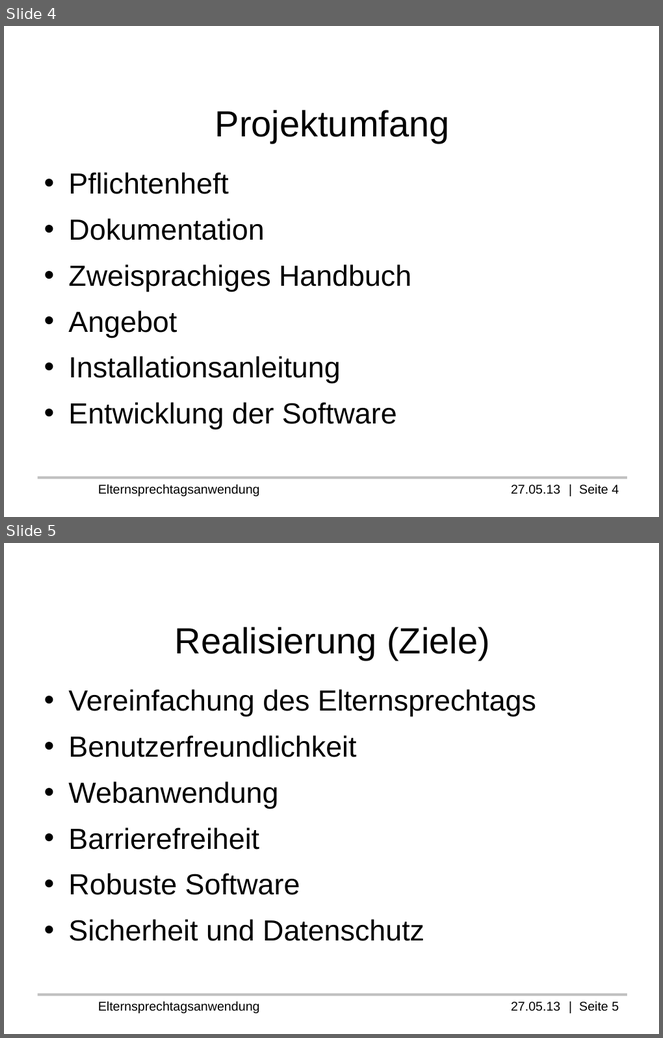
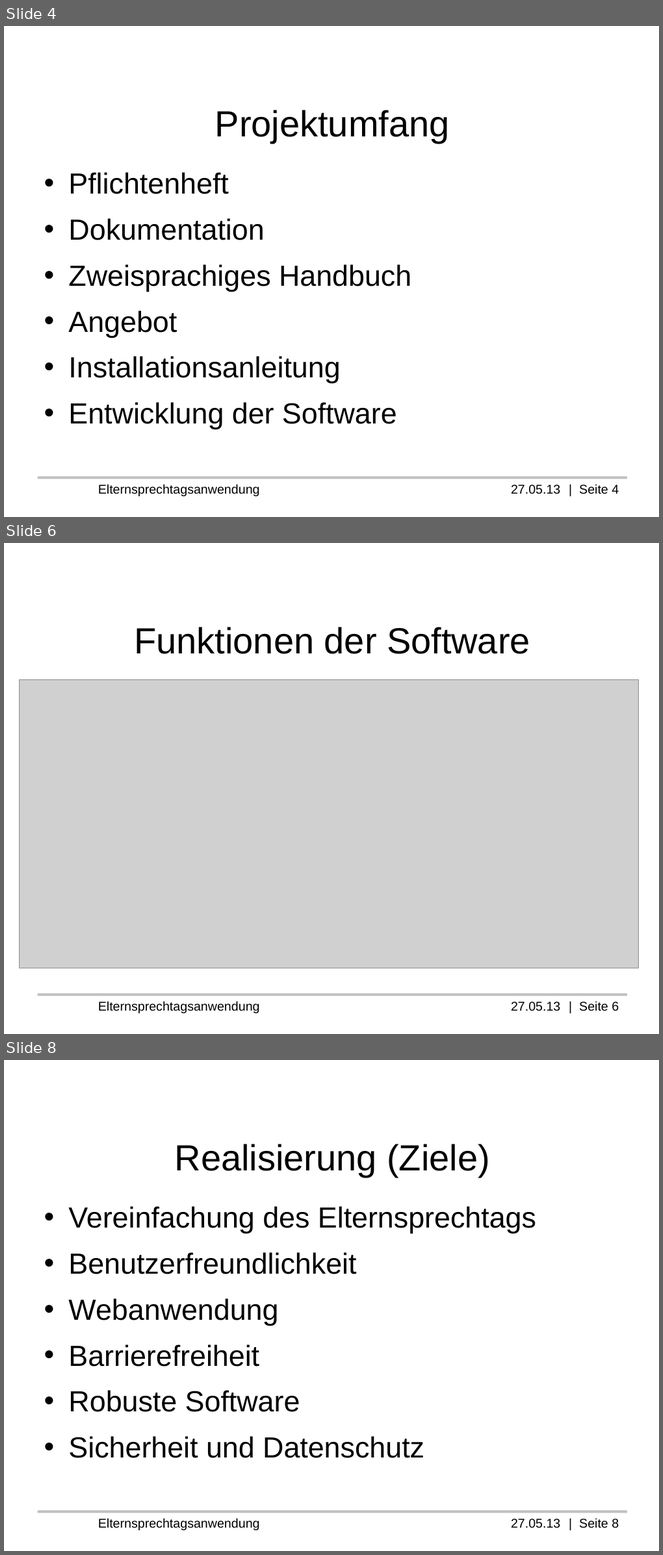
Before and after one commit to Professi/esta, a slide deck: docs/Praesentation/Elternsprechtagsanwendung(ESTA).odp. Shown one above the other, each under a label of ours: slides 4 and 5 before the commit, slides 4, 6 and 8 after it; the slides between them are not shown. The pictures are 663x1038 and 663x1555 pixels, drawn with LibreOffice and Linux fonts; fonts in the diff are those of the drawing; grey boxes stand for pictures; background and template pictures are left out. Boxes give left, top, right and bottom in pixels: in the first picture for what was removed or moved away, otherwise in the second. Text is boxed around its words. In the diff, an @@ line names an element or a change of style, - is before the commit and + after.

```diff
--- a/docs/Praesentation/Elternsprechtagsanwendung(ESTA).odp
+++ b/docs/Praesentation/Elternsprechtagsanwendung(ESTA).odp
@@ slide 6 added at [4,543,659,1034], background #FFFFFF; not listed: 2 template elements that a slide beside it also shows @@
@@ title added at [134,627,530,654], 40 pt, text #000000 @@
+Funktionen der Software
@@ picture added at [20,680,639,969] @@
@@ what was slide 5 is now slide 8 @@
@@ text at [98,1518,619,1531]: text changed @@
-Elternsprechtagsanwendung 27.05.13 | Seite 5
+Elternsprechtagsanwendung 27.05.13 | Seite 8
```
Also in this commit, not shown: 2 slides changed, 2 other slides added, 7 other files.
